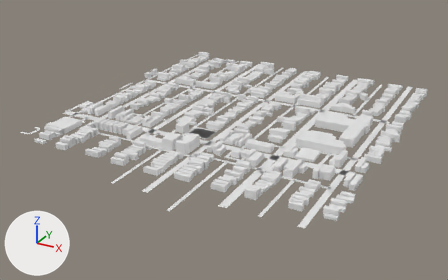
The glTF model app/public/world/tiles/-3_9.lod1.glb: old version first, new version second.
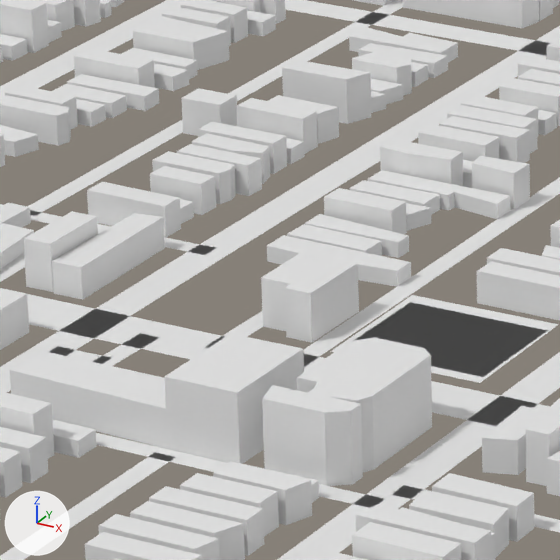
Old and new are each drawn whole from a 50 mm camera at (-811.0, -5595.0, 368.0) aimed at (-1246.0, -4805.0, -27.0) and again close up on the part from 31% to 49% of the width and 30% to 59% of the height. Lighting does not change. The marker at lower left points along +X, +Y and +Z. The first two pictures are the older version. Where no turn or scale is listed for an object, it has been applied to the vertices. Vertices at exactly the same position are counted once.

In view in the first close-up: 'buildings', 'ground'.
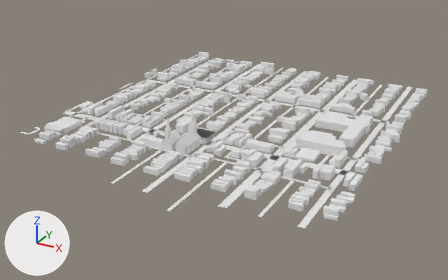
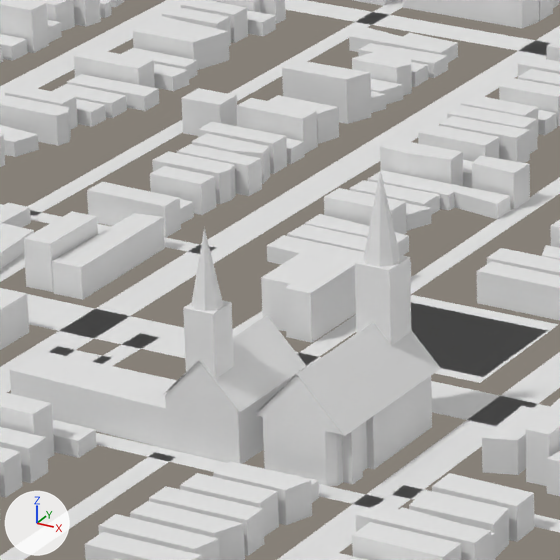
Where the newer file only moved an object's origin or applied its transform, the numbers keep the older frame.

Location of each change, [x1, y1, x2, y2] in pixels of the close-ups (560 x 560 px):
```json
{"part": 1, "of": "me_buildings", "change": "added", "after": [183, 300, 234, 461]}
{"part": 2, "of": "me_buildings", "change": "added", "after": [355, 255, 411, 345]}
{"part": 3, "of": "me_buildings", "change": "built on", "before": [165, 333, 430, 486], "after": [164, 170, 441, 486]}
```

Edits to the scene script, one JSON object a line:
```json
{"block": "me_buildings", "where": "# used by ob_buildings; location = (-1240.0, -4750.3, 8.0)"}
{"op": "remove", "block": "me_buildings", "code": "me_buildings.from_pydata(...)  # 4325 vertices, 5499 faces; spans x -252.0..252.0, y -253.0..253.0, z -8.0..8.0"}
{"op": "add", "block": "me_buildings", "code": "me_buildings.from_pydata(...)  # 4396 vertices, 5568 faces; spans x -252.0..252.0, y -253.0..253.0, z -8.0..47.0"}
{"block": "me_buildings", "change": "me_buildings part 1: the loose piece of 8 vertices spanning x -19.0..1.0, y -190.0..-184.0, z -8.0..-4.0 is copied, and the copy is scaled about its middle by (0.346, 1.18, 8.41), then moved by (-21.0, 12.0, 14.0); it spans x -33.0..-26.0, y -179.0..-172.0, z -8.0..24.0"}
{"block": "me_buildings", "change": "me_buildings part 2: the loose piece of 8 vertices spanning x 22.0..30.0, y -158.0..-140.0, z -8.0..0.0 is copied, and the copy is scaled about its middle by (1.15, 0.489, 4.66), then moved by (-33.0, 3.0, 14.0); it spans x -11.0..-3.0, y -149.0..-141.0, z -8.0..27.0"}
{"block": "me_buildings", "change": "me_buildings part 3"}
{"block": "me_buildings", "change": "8 vertices are removed from x -21.0..4.0, y -178.0..-153.0, z 8.0"}
{"block": "me_buildings", "change": "37 faces are deleted"}
{"block": "me_buildings", "change": "12 vertices in x -39.0..4.0, y -179.0..-141.0, z 8.0 move by (0.0, 0.0, -4.0)"}
{"block": "me_buildings", "change": "50 vertices are added at x -39.0..4.0, y -179.0..-141.0, z -8.0..47.0"}
{"block": "me_buildings", "change": "8 new vertices lie (0.0, 0.0, 12.0) away from vertices in x -21.0..4.0, y -178.0..-153.0, z -8.0"}
{"block": "me_buildings", "change": "5 new vertices lie (0.0, 0.0, 12.0) away from vertices in x -17.0..1.0, y -177.0..-168.0, z -8.0"}
{"block": "me_buildings", "change": "86 new faces join them"}
{"block": "me_buildings", "change": "other edits to the shape of me_buildings do not show in these pictures"}
```
